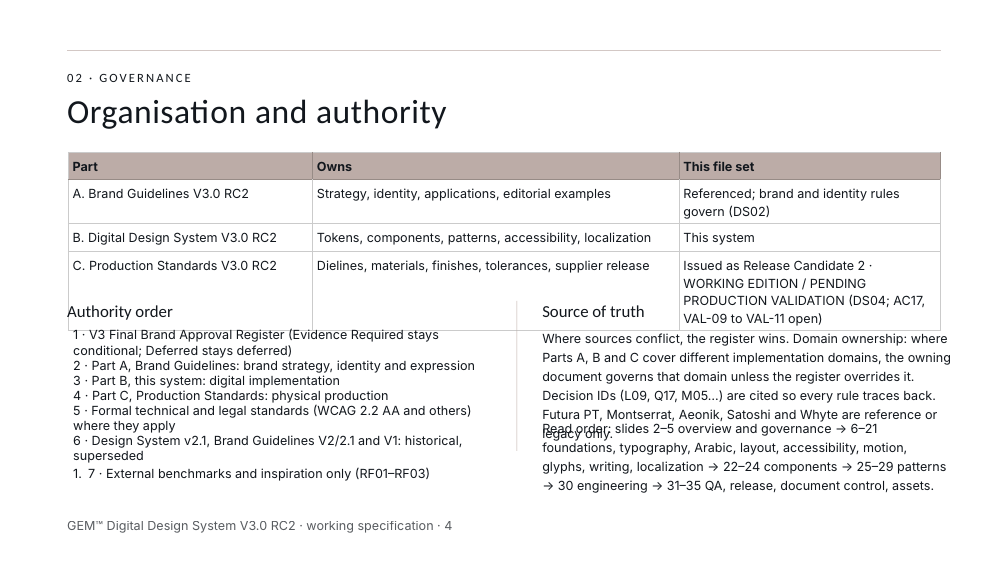
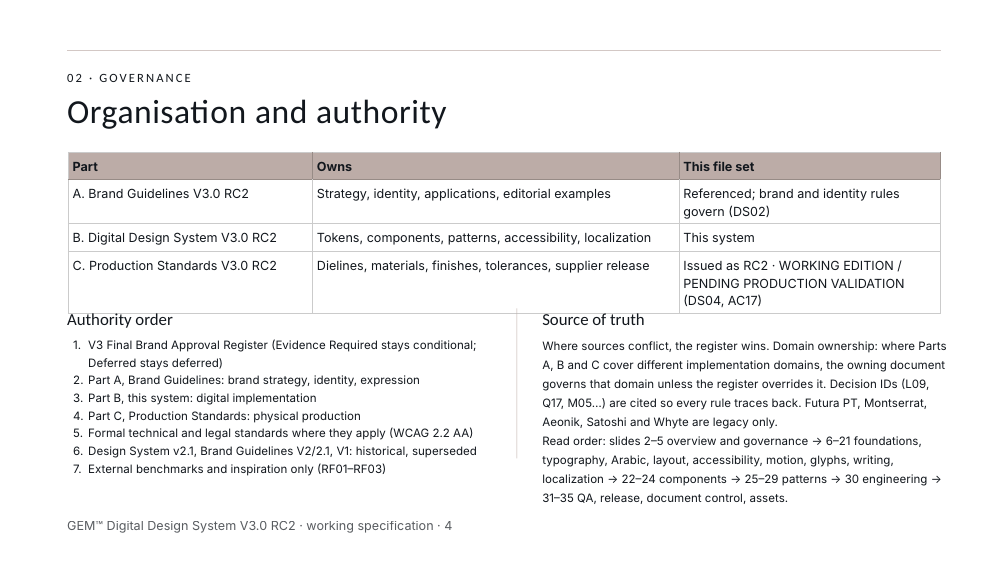
Before and after one commit to mashaelalh/GEM, a slide deck: slide 4 of PartB_RC2/01_source/B-RC2.pptx. Drawn at 1008x567 pixels with LibreOffice and Linux fonts; fonts in the diff are those of the drawing. Boxes give left, top, right and bottom in pixels: in the first picture for what was removed or moved away, otherwise in the second. Text is boxed around its words. In the diff, an @@ line names an element or a change of style, - is before the commit and + after.

```diff
--- a/PartB_RC2/01_source/B-RC2.pptx
+++ b/PartB_RC2/01_source/B-RC2.pptx
@@ table at [68, 152, 941, 311] @@
-row 4, column 3: Issued as Release Candidate 2 · WORKING EDITION / PENDING PRODUCTION VALIDATION (DS04; AC17, VAL-09 to VAL-11 open)
+row 4, column 3: Issued as RC2 · WORKING EDITION / PENDING PRODUCTION VALIDATION (DS04, AC17)
@@ 2 texts, 1 line: place and size @@
-2 texts, 1 line at [67, 301, 645, 451]
+2 texts, 1 line at [67, 309, 645, 458]
@@ text at [88, 339, 477, 476]: text changed; size 12 to 11 pt @@
-1. 1 · V3 Final Brand Approval Register (Evidence Required stays conditional; Deferred stays deferred)
-   2 · Part A, Brand Guidelines: brand strategy, identity and expression
-   3 · Part B, this system: digital implementation
-   4 · Part C, Production Standards: physical production
-   5 · Formal technical and legal standards (WCAG 2.2 AA and others) where they apply
-   6 · Design System v2.1, Brand Guidelines V2/2.1 and V1: historical, superseded
-   7 · External benchmarks and inspiration only (RF01–RF03)
+1. V3 Final Brand Approval Register (Evidence Required stays conditional; Deferred stays deferred)
+2. Part A, Brand Guidelines: brand strategy, identity, expression
+3. Part B, this system: digital implementation
+4. Part C, Production Standards: physical production
+5. Formal technical and legal standards where they apply (WCAG 2.2 AA)
+6. Design System v2.1, Brand Guidelines V2/2.1, V1: historical, superseded
+7. External benchmarks and inspiration only (RF01–RF03)
@@ text at [542, 341, 946, 429]: text changed; size 12 to 11 pt @@
-Where sources conflict, the register wins. Domain ownership: where Parts A, B and C cover different implementation domains, the owning document governs that domain unless the register overrides it. Decision IDs (L09, Q17, M05…) are cited so every rule traces back. Futura PT, Montserrat, Aeonik, Satoshi and Whyte are reference or legacy only.
+Where sources conflict, the register wins. Domain ownership: where Parts A, B and C cover different implementation domains, the owning document governs that domain unless the register overrides it. Decision IDs (L09, Q17, M05…) are cited so every rule traces back. Futura PT, Montserrat, Aeonik, Satoshi and Whyte are legacy only.
@@ text "Read order: slides 2–5 overview ...": place and size @@
-text "Read order: slides 2–5 overview ..." at [542, 423, 946, 493]
+text "Read order: slides 2–5 overview ..." at [542, 436, 927, 504]
@@ text "Read order: slides 2–5 overview ..." at [542, 436, 927, 504]: size 12 to 11 pt @@
```
Also in this commit, not shown: 4 other slides changed, 6 other files.
